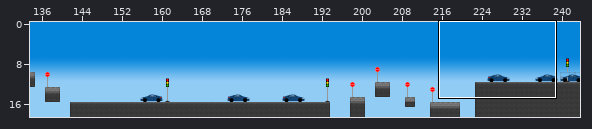
Tiled map (JSON): assets/tiled/lvl1.json. Above: a wide view before the commit, with the close-up outlined.
Close-up. First the earlier version:
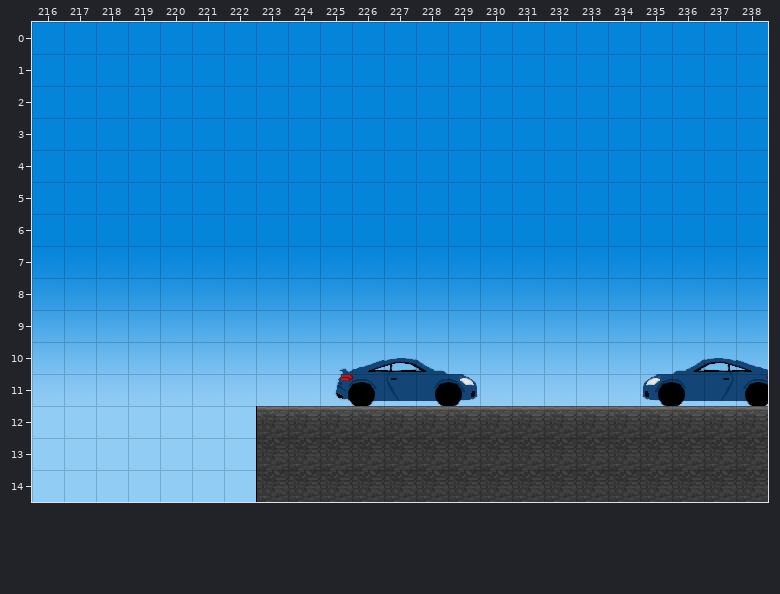
Cells are 32x32 px. Shown: x 216..238, y 0..14.
After the commit:
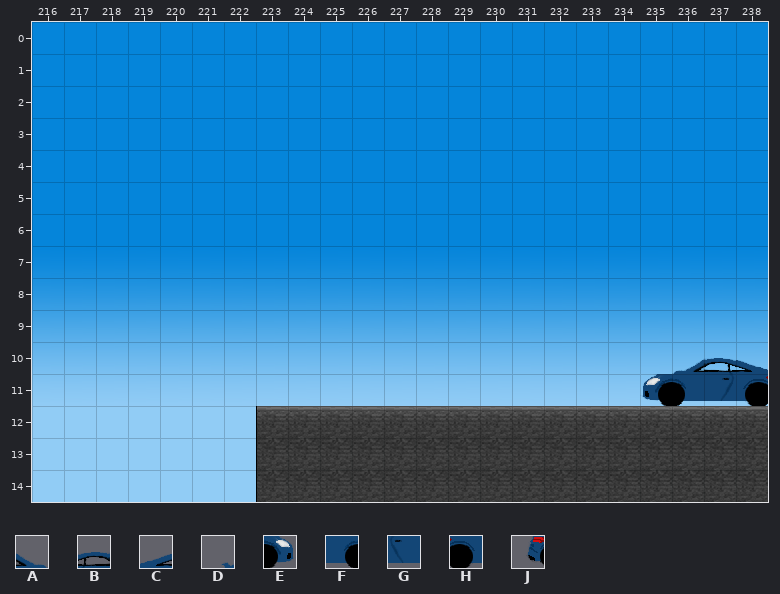
Key: from "Background": A 1 flipped left-right, B 2 flipped left-right, C 3 flipped left-right, D 4 flipped left-right, E 5 flipped left-right, F 6 flipped left-right, G 7 flipped left-right, H 8 flipped left-right, J 9 flipped left-right.
_ is an empty cell.
Diff:
Layer "Autolvl1":
y 11: x 226..229 HGFE -> ____
Layer "Backgroundlvl1":
y 10: x 225..228 DCBA -> ____
y 11: x 225 J -> _
Pixel boxes of the changes (left, top, right, bottom) in both close-ups:
removed: (334, 358, 480, 406)
